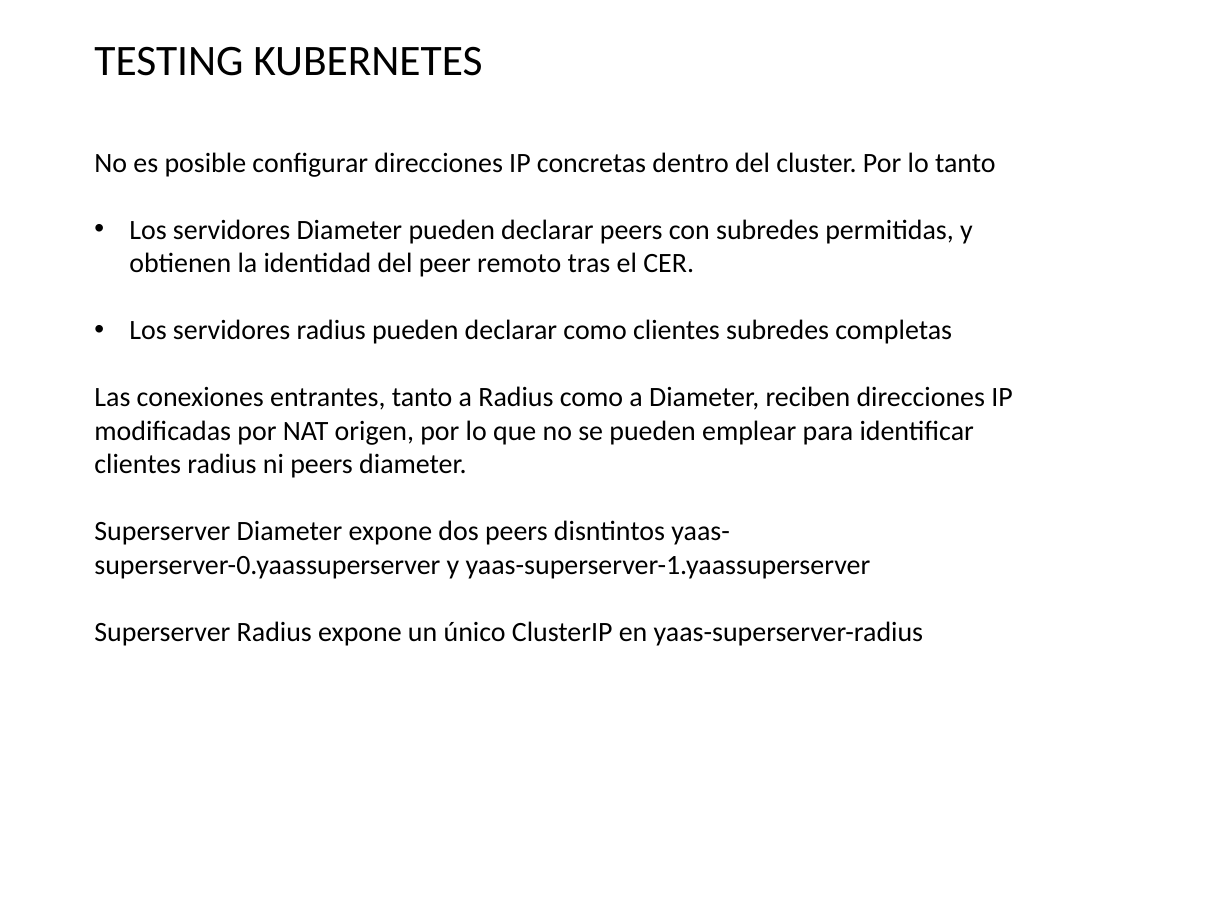
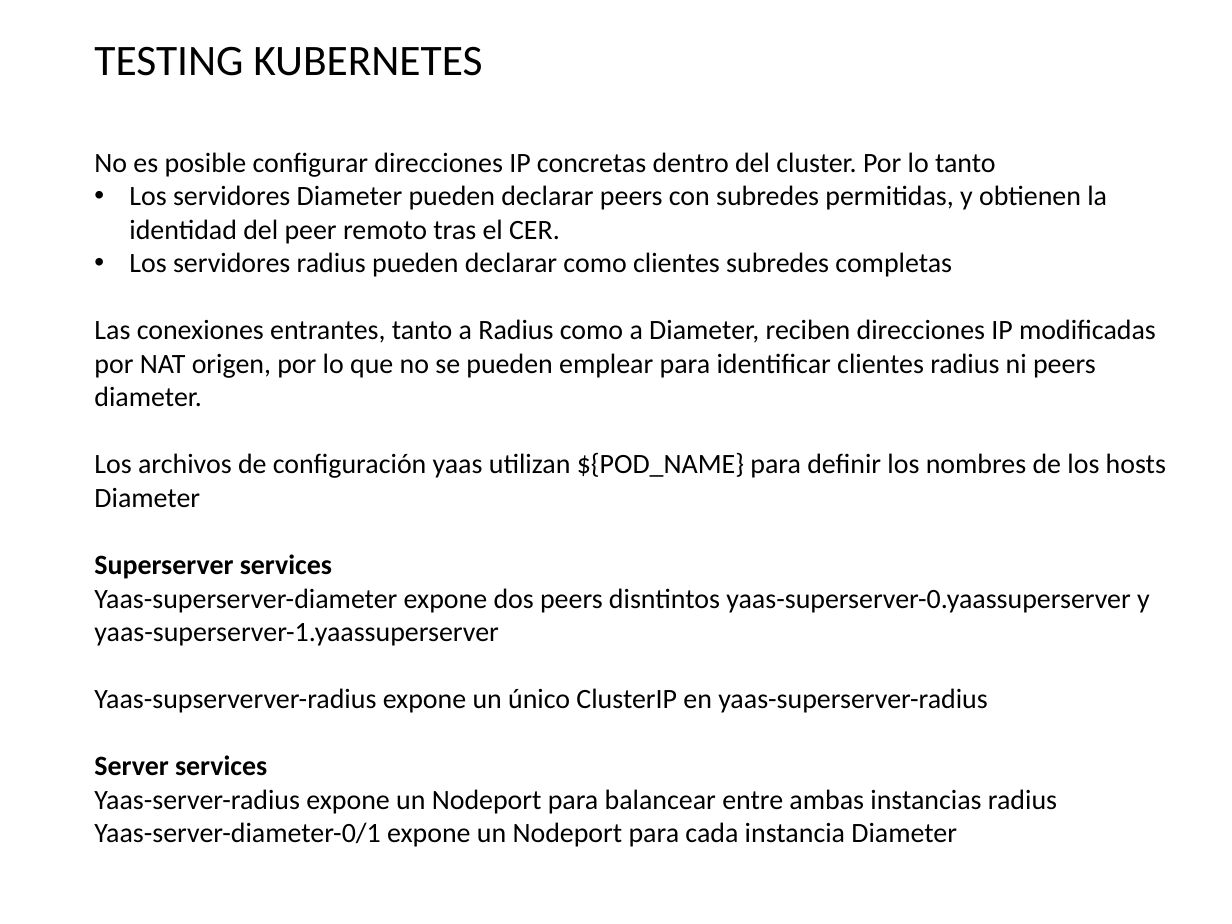
Before and after one commit to francistor/yaas, a slide deck: slide 9 of DiameterServerDesign.pptx. Drawn at 1232x924 pixels with LibreOffice and Linux fonts; fonts in the diff are those of the drawing. Boxes give left, top, right and bottom in pixels: in the first picture for what was removed or moved away, otherwise in the second. Text is boxed around its words. In the diff, an @@ line names an element or a change of style, - is before the commit and + after.

Commit message:
Correccion servicio Nodeport Diameter

```diff
--- a/DiameterServerDesign.pptx
+++ b/DiameterServerDesign.pptx
@@ text at <box>94,452,1166,847</box>: text changed @@
-Superserver Diameter expone dos peers disntintos yaas-superserver-0.yaassuperserver y yaas-superserver-1.yaassuperserver
-Superserver Radius expone un único ClusterIP en yaas-superserver-radius
+Los archivos de configuración yaas utilizan ${POD_NAME} para definir los nombres de los hosts Diameter
+Superserver services
+Yaas-superserver-diameter expone dos peers disntintos yaas-superserver-0.yaassuperserver y yaas-superserver-1.yaassuperserver
+Yaas-supserverver-radius expone un único ClusterIP en yaas-superserver-radius
+Server services
+Yaas-server-radius expone un Nodeport para balancear entre ambas instancias radius
+Yaas-server-diameter-0/1 expone un Nodeport para cada instancia Diameter
```
Also in this commit, not shown: 1 other slide changed, 4 other files.
